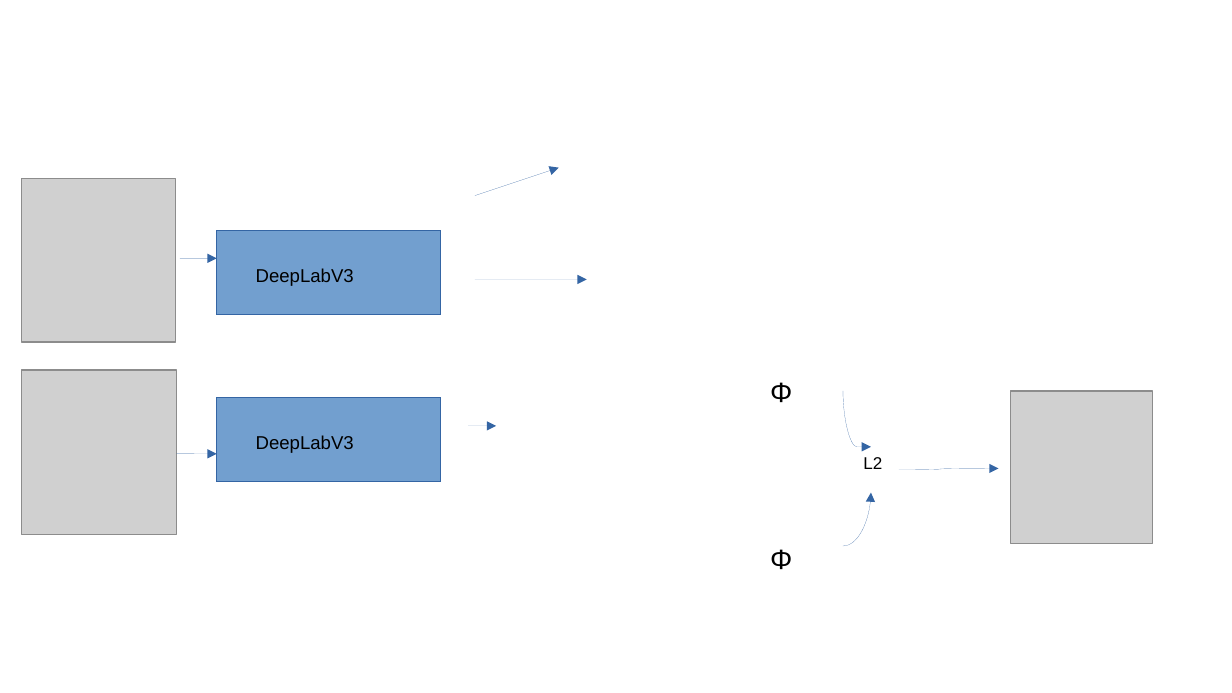
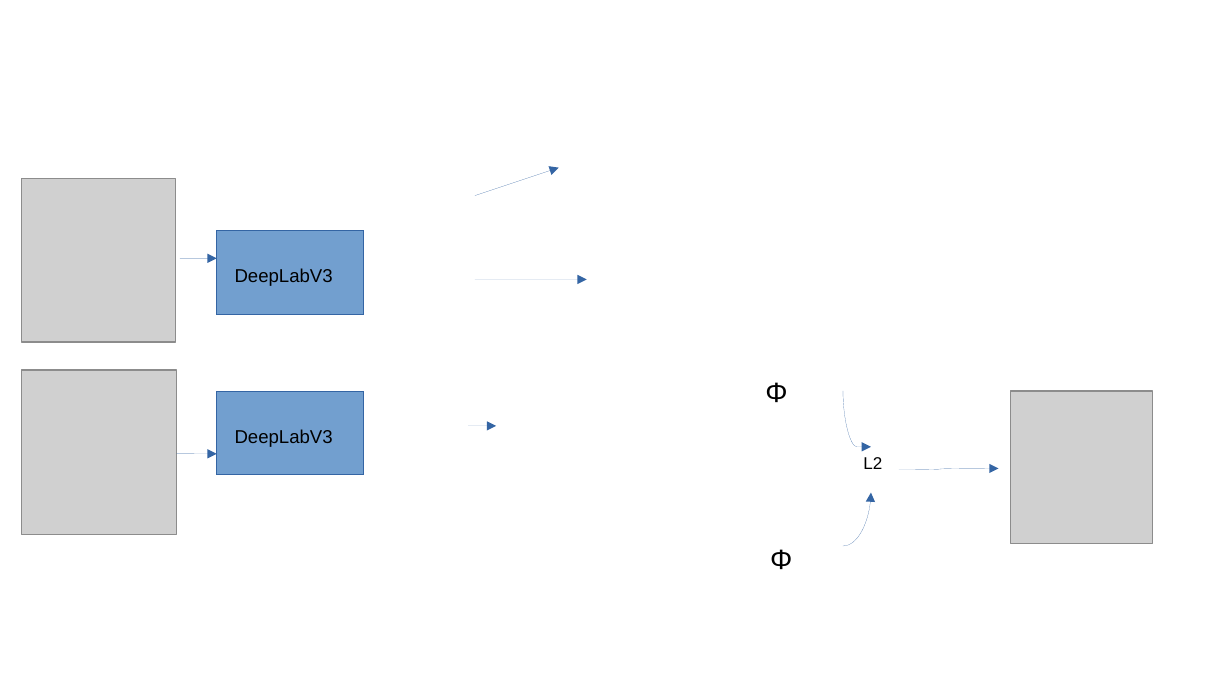
Before and after one commit to adiljahouh/Thesis-Change-Detection-in-MRI, a slide deck: slide 1 of workflow.odp. Drawn at 1232x693 pixels with LibreOffice and Linux fonts; fonts in the diff are those of the drawing; grey boxes stand for pictures; background and template pictures are left out. Boxes give left, top, right and bottom in pixels: in the first picture for what was removed or moved away, otherwise in the second. Text is boxed around its words. In the diff, an @@ line names an element or a change of style, - is before the commit and + after.

```diff
--- a/workflow.odp
+++ b/workflow.odp
@@ rectangle: place and size @@
-rectangle at <box>217,230,440,314</box>
+rectangle at <box>217,230,363,314</box>
@@ text "DeepLabV3": place and size @@
-text "DeepLabV3" at <box>256,268,354,286</box>
+text "DeepLabV3" at <box>235,268,333,286</box>
@@ text "Φ": place and size @@
-text "Φ" at <box>770,382,792,402</box>
+text "Φ" at <box>765,382,787,402</box>
@@ rectangle: place and size @@
-rectangle at <box>217,398,440,482</box>
+rectangle at <box>217,391,363,475</box>
@@ text "DeepLabV3": place and size @@
-text "DeepLabV3" at <box>256,435,354,453</box>
+text "DeepLabV3" at <box>235,429,333,447</box>
```
Also in this commit, not shown: 2 slides added, 8 other files.
